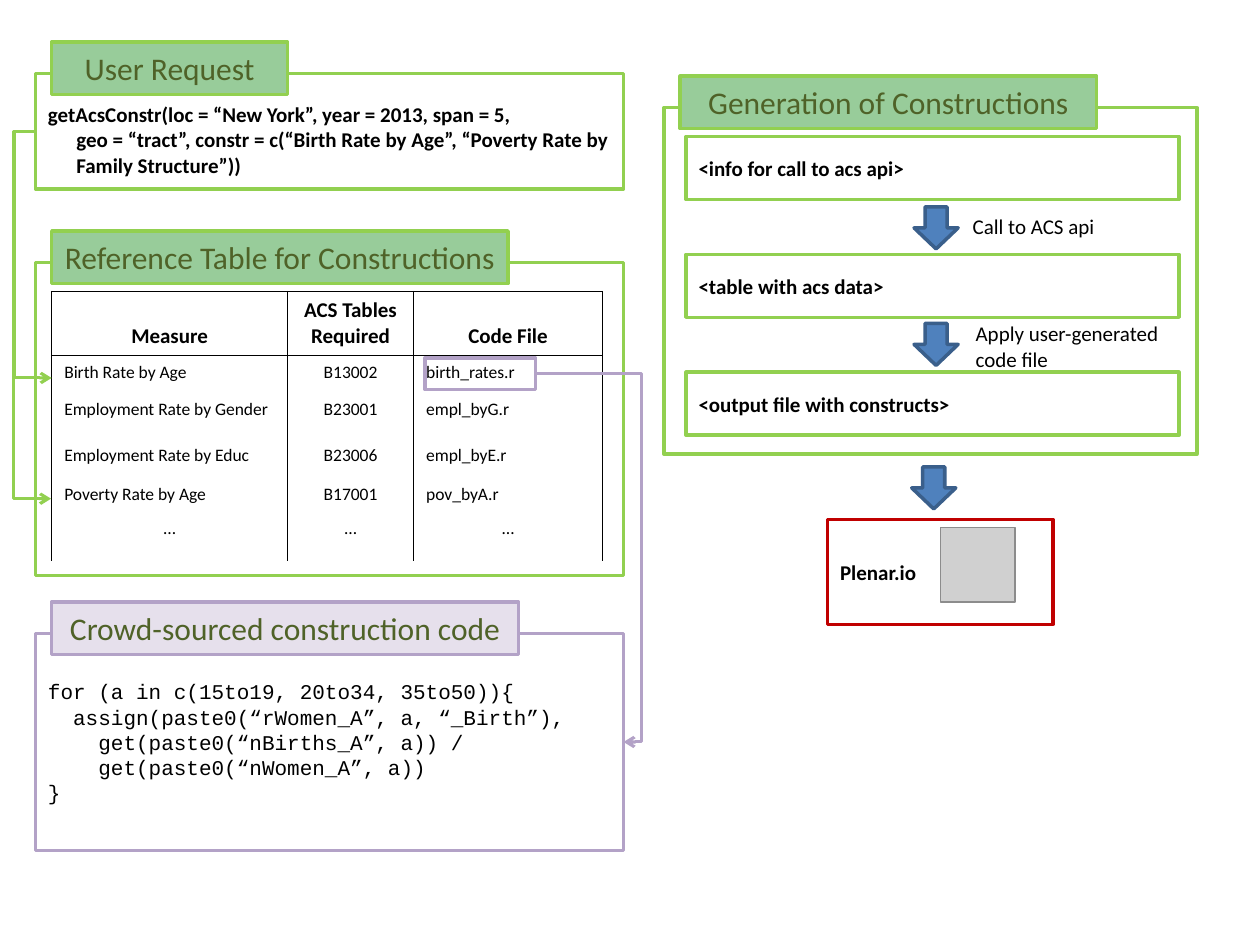
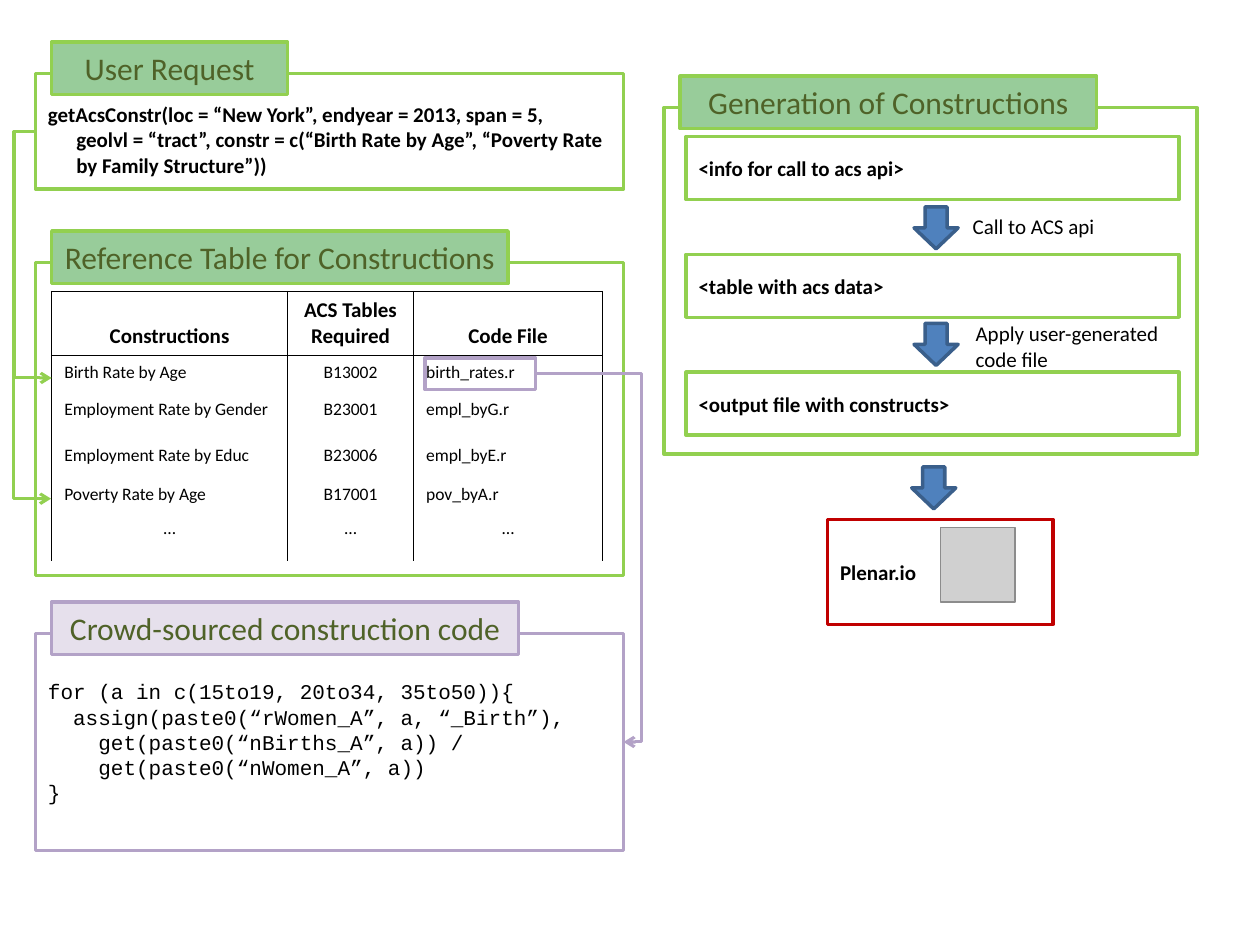
Before and after one commit to nsmader/acs-constructicon, a slide deck: slide 1 of project-flow-chart.pptx. Drawn at 1260x945 pixels with LibreOffice and Linux fonts; fonts in the diff are those of the drawing; grey boxes stand for pictures. Boxes give left, top, right and bottom in pixels: in the first picture for what was removed or moved away, otherwise in the second. Text is boxed around its words. In the diff, an @@ line names an element or a change of style, - is before the commit and + after.

```diff
--- a/project-flow-chart.pptx
+++ b/project-flow-chart.pptx
@@ text in rectangle at (x1=48, y1=106, x2=603, y2=177): text changed @@
-getAcsConstr(loc = “New York”, year = 2013, span = 5,
-geo = “tract”, constr = c(“Birth Rate by Age”, “Poverty Rate by
-Family Structure”))
+getAcsConstr(loc = “New York”, endyear = 2013, span = 5,
+geolvl = “tract”, constr = c(“Birth Rate by Age”, “Poverty Rate
+by Family Structure”))
@@ table at (x1=52, y1=291, x2=602, y2=559) @@
-row 1, column 1: Measure
+row 1, column 1: Constructions
```
Also in this commit, not shown: 8 other files.
